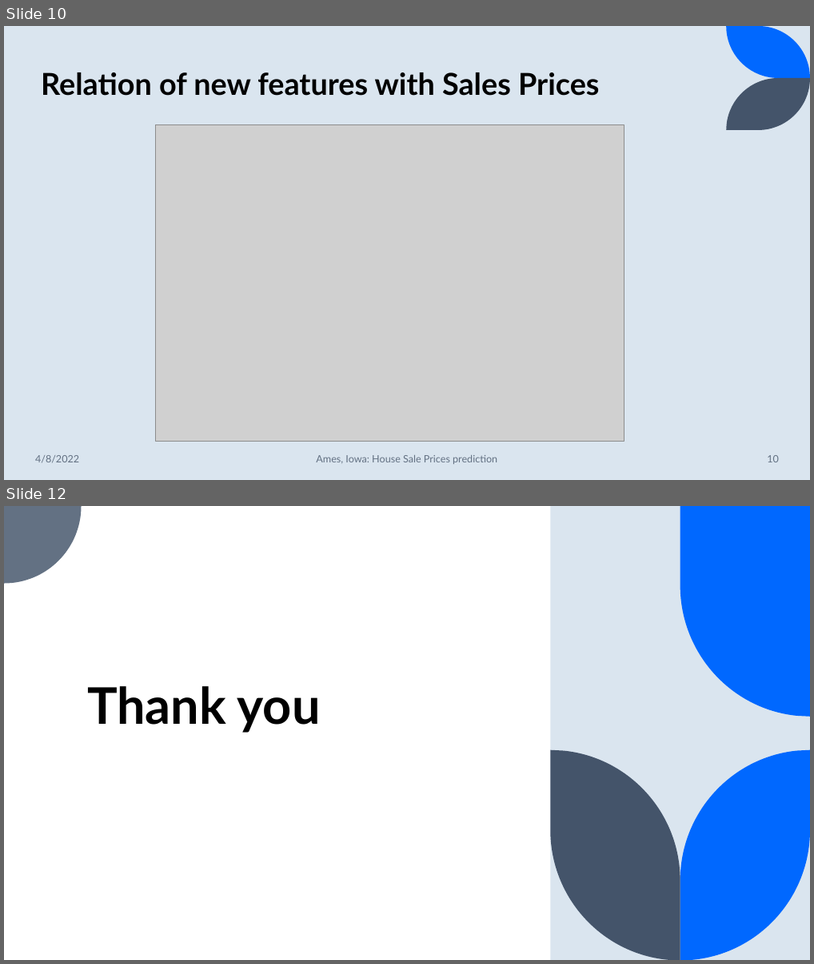
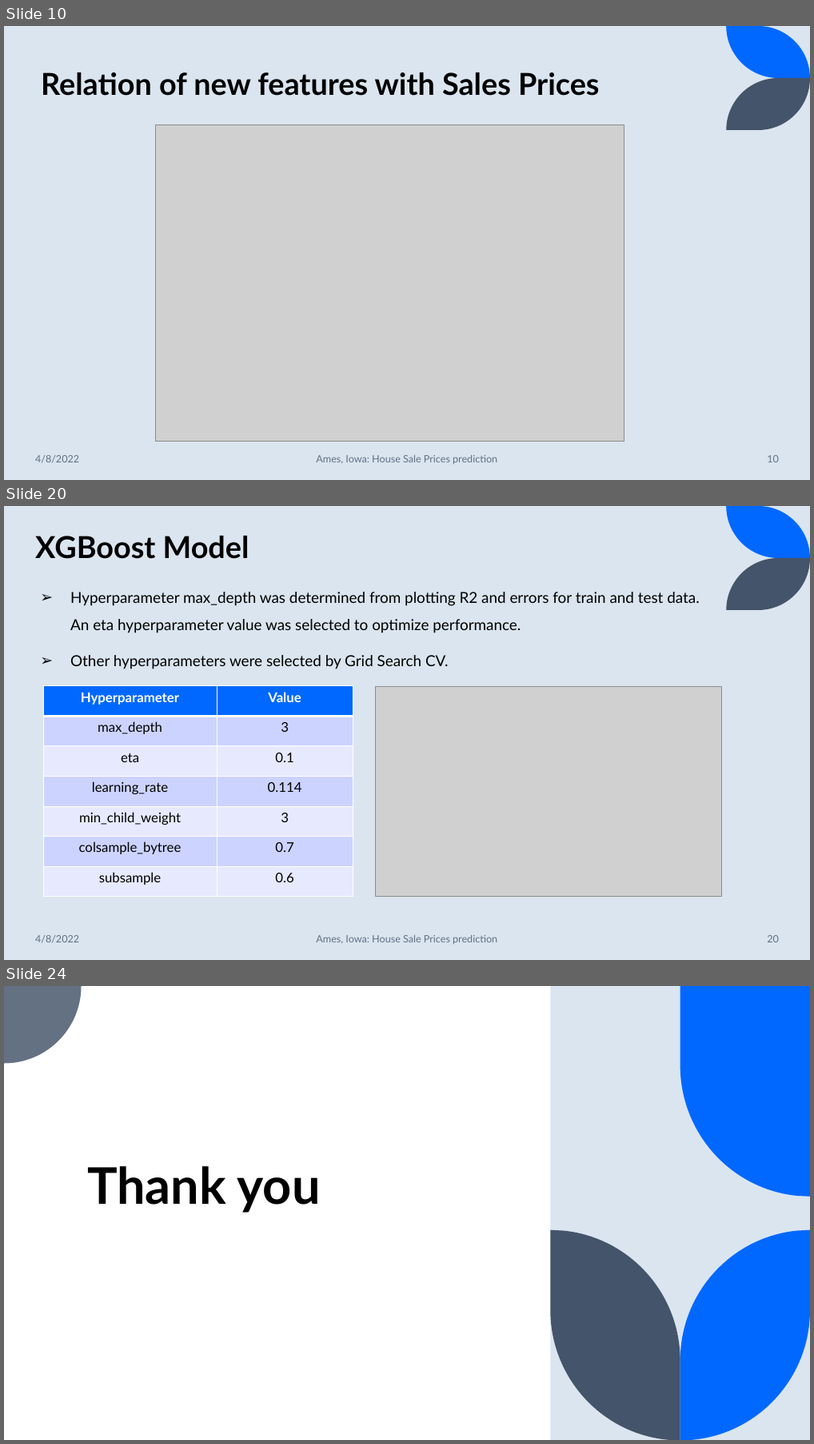
Before and after one commit to suhitasva/ML_Project, a slide deck: ML_Project.pptx. Shown one above the other, each under a label of ours: slides 10 and 12 before the commit, slides 10, 20 and 24 after it; the slides between them are not shown. The pictures are 814x964 and 814x1444 pixels, drawn with LibreOffice and Linux fonts; fonts in the diff are those of the drawing; grey boxes stand for pictures. Boxes give left, top, right and bottom in pixels: in the first picture for what was removed or moved away, otherwise in the second. Text is boxed around its words. In the diff, an @@ line names an element or a change of style, - is before the commit and + after.

```diff
--- a/ML_Project.pptx
+++ b/ML_Project.pptx
@@ slide 20 added at (x1=4, y1=506, x2=810, y2=960), background #DAE5EF; not listed: 2 template elements that a slide beside it also shows @@
@@ title added at (x1=35, y1=536, x2=250, y2=559), 36 pt, text #000000, bold @@
+XGBoost Model
@@ text added at (x1=70, y1=592, x2=699, y2=669), 18 pt, text #000000 @@
+➢ Hyperparameter max_depth was determined from plotting R2 and errors for train and test data. An eta hyperparameter value was selected to optimize performance.
+➢ Other hyperparameters were selected by Grid Search CV.
@@ table added at (x1=43, y1=686, x2=353, y2=896), 7 rows, 2 columns @@
+Hyperparameter | Value
+max_depth | 3
+eta | 0.1
+learning_rate | 0.114
+min_child_weight | 3
+colsample_bytree | 0.7
+subsample | 0.6
@@ picture added at (x1=375, y1=687, x2=722, y2=896) @@
@@ text added at (x1=35, y1=935, x2=79, y2=943), 12 pt, text #637183 @@
+4/8/2022
@@ text added at (x1=316, y1=935, x2=498, y2=944), 12 pt, text #637183 @@
+Ames, Iowa: House Sale Prices prediction
@@ page number added at (x1=767, y1=935, x2=779, y2=942), 12 pt, text #637183 @@
+20
@@ what was slide 12 is now slide 24 @@
```
Also in this commit, not shown: 12 other slides added, 1 slide removed.
